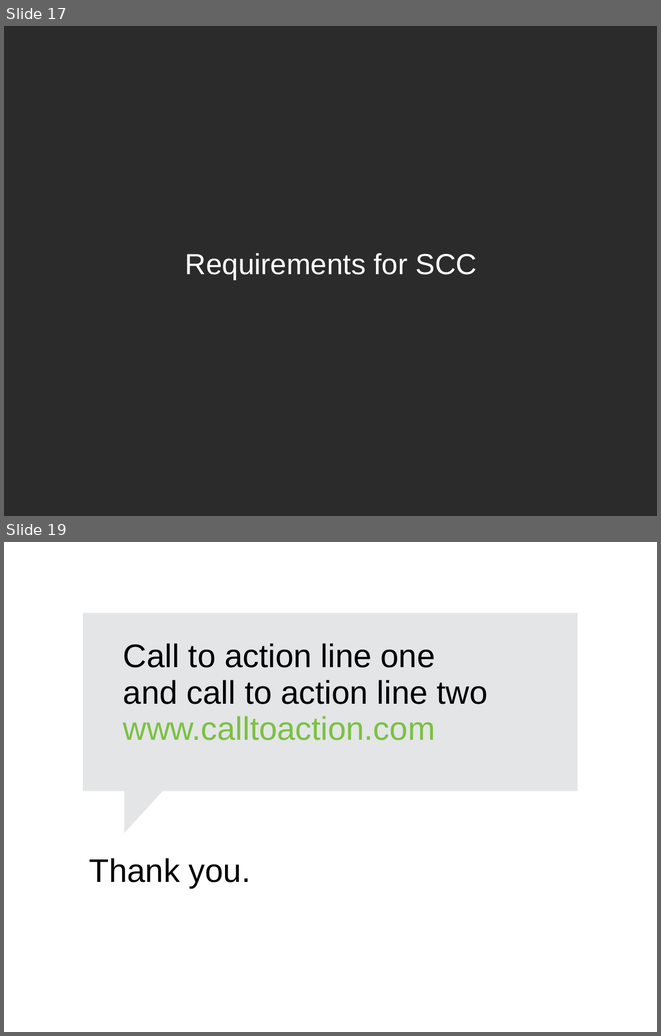
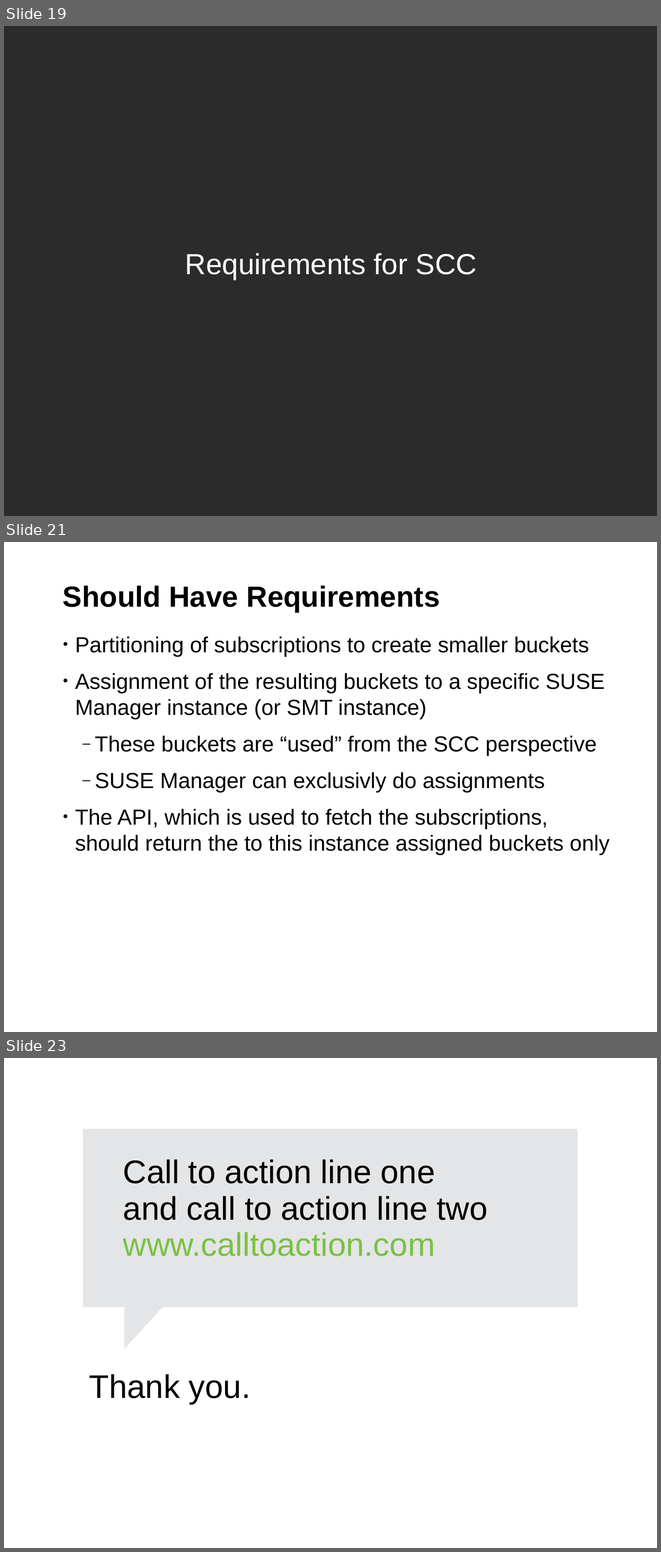
Before and after one commit to hustodemon/subscription-matcher, a slide deck: doc/SubscriptionCounting.odp. Shown one above the other, each under a label of ours: slides 17 and 19 before the commit, slides 19, 21 and 23 after it; the slides between them are not shown. The pictures are 661x1036 and 661x1552 pixels, drawn with LibreOffice and Linux fonts; fonts in the diff are those of the drawing; background and template pictures are left out; a plain dark background stands for a picture behind light text. Boxes give left, top, right and bottom in pixels: in the first picture for what was removed or moved away, otherwise in the second. Text is boxed around its words. In the diff, an @@ line names an element or a change of style, - is before the commit and + after.

Commit message:
add SCC Requirements and some points for the implementation section

```diff
--- a/doc/SubscriptionCounting.odp
+++ b/doc/SubscriptionCounting.odp
@@ slide 21 added at box(4, 542, 657, 1032), background #FFFFFF; not listed: 1 template element that a slide beside it also shows @@
@@ title added at box(63, 585, 440, 612), 32 pt, text #000000, bold @@
+Should Have Requirements
@@ text added at box(75, 636, 609, 855), 24 pt, text #000000 @@
+• Partitioning of subscriptions to create smaller buckets
+• Assignment of the resulting buckets to a specific SUSE Manager instance (or SMT instance)
+  ‒ These buckets are “used” from the SCC perspective
+  ‒ SUSE Manager can exclusivly do assignments
+• The API, which is used to fetch the subscriptions, should return the to this instance assigned buckets only
@@ what was slide 17 is now slide 19 @@
@@ what was slide 19 is now slide 23 @@
```
Also in this commit, not shown: 3 other slides added.
